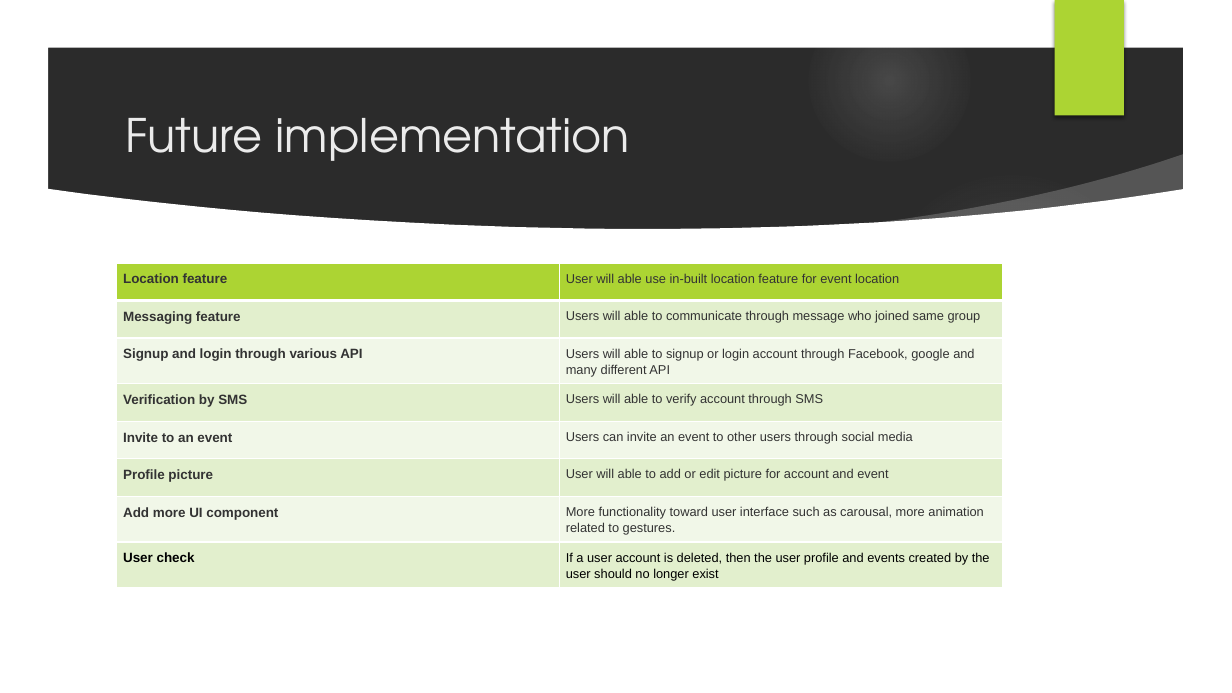
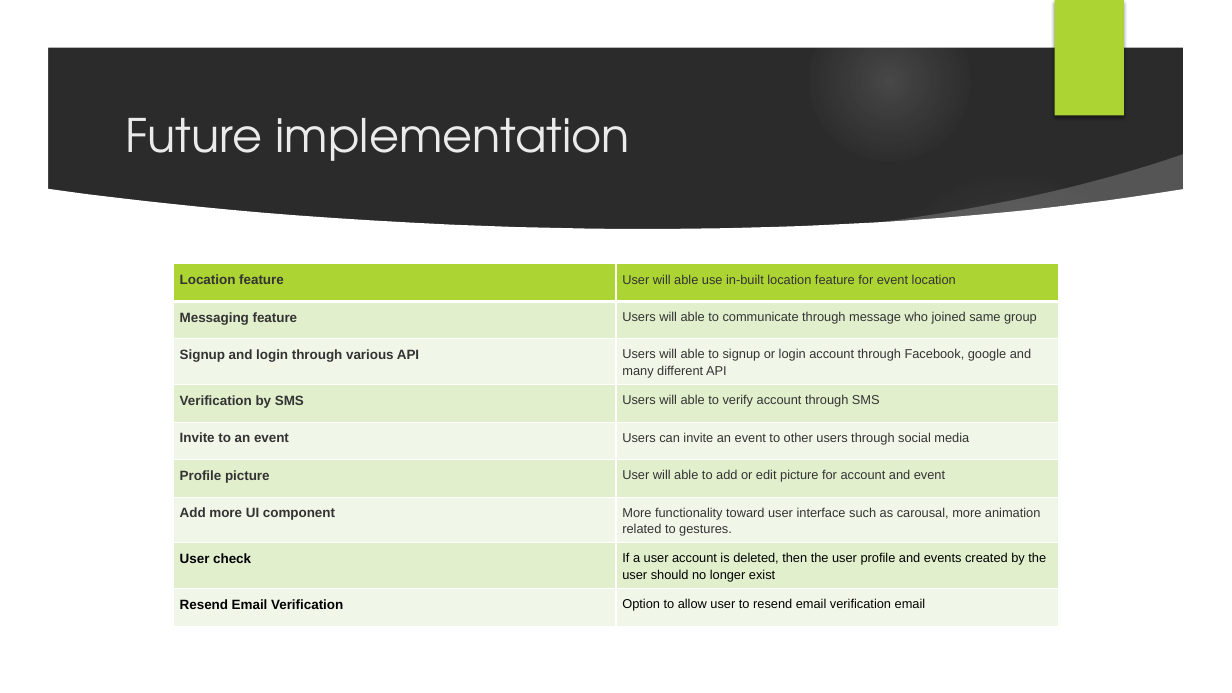
Before and after one commit to Faithboyz/Event2Go, a slide deck: slide 7 of Diagrams and documents/Event2Go_prezi.pptx. Drawn at 1232x693 pixels with LibreOffice and Linux fonts; fonts in the diff are those of the drawing; background and template pictures are left out; a plain dark background stands for a picture behind light text. Boxes give left, top, right and bottom in pixels: in the first picture for what was removed or moved away, otherwise in the second. Text is boxed around its words. In the diff, an @@ line names an element or a change of style, - is before the commit and + after.

```diff
--- a/Diagrams and documents/Event2Go_prezi.pptx
+++ b/Diagrams and documents/Event2Go_prezi.pptx
@@ table at box(174, 264, 1059, 629) @@
+row 9: Resend Email Verification | Option to allow user to resend email verification email
@@ table: place and size @@
-table at box(116, 263, 1002, 592)
+table at box(174, 264, 1059, 629)
```
Also in this commit, not shown: 1 other slide changed, 1 slide added, 1 other file.
